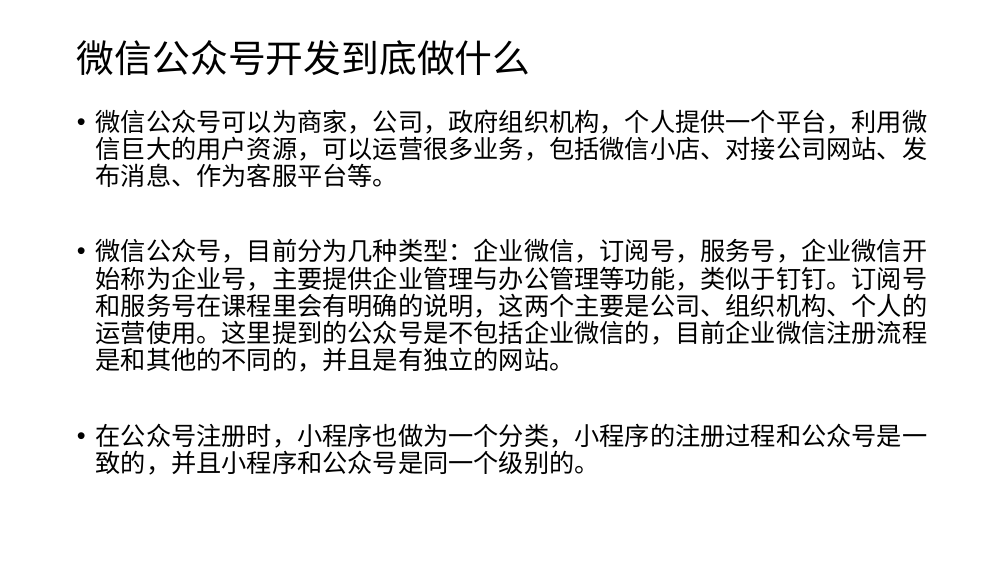
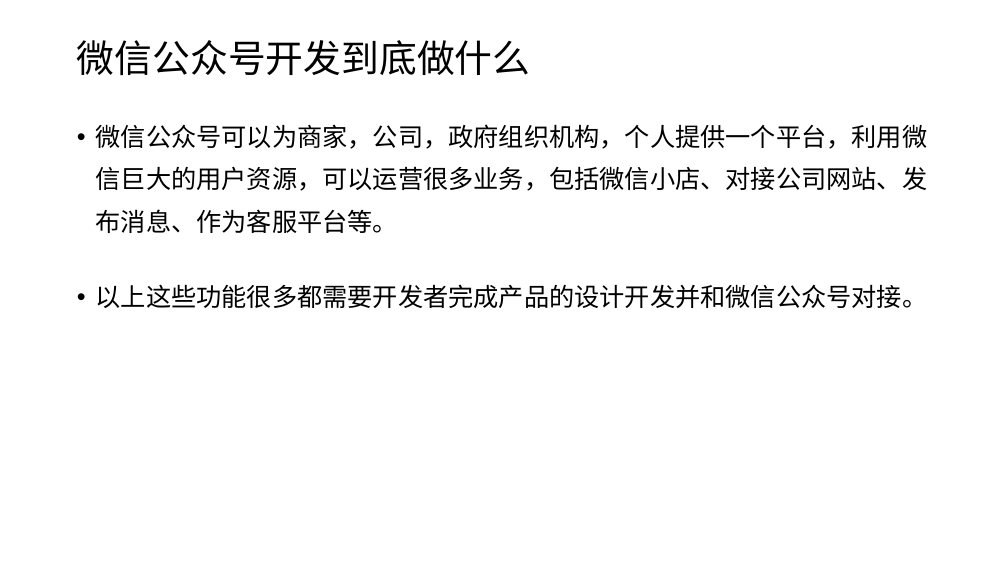
Before and after one commit to edu2act/course-wechat-and-miniprogram, a slide deck: slide 2 of 公众号开发常见问题.pptx. Drawn at 1008x567 pixels with LibreOffice and Linux fonts; fonts in the diff are those of the drawing. Boxes give left, top, right and bottom in pixels: in the first picture for what was removed or moved away, otherwise in the second. Text is boxed around its words. In the diff, an @@ line names an element or a change of style, - is before the commit and + after.

```diff
--- a/公众号开发常见问题.pptx
+++ b/公众号开发常见问题.pptx
@@ text at (x1=96, y1=124, x2=928, y2=233): line spacing 0.9 to 1.4 @@
@@ text at (x1=96, y1=284, x2=928, y2=308): text changed @@
-• 微信公众号，目前分为几种类型：企业微信，订阅号，服务号，企业微信开始称为企业号，主要提供企业管理与办公管理等功能，类似于钉钉。订阅号和服务号在课程里会有明确的说明，这两个主要是公司、组织机构、个人的运营使用。这里提到的公众号是不包括企业微信的，目前企业微信注册流程是和其他的不同的，并且是有独立的网站。
-• 在公众号注册时，小程序也做为一个分类，小程序的注册过程和公众号是一致的，并且小程序和公众号是同一个级别的。
+• 以上这些功能很多都需要开发者完成产品的设计开发并和微信公众号对接。
```
Also in this commit, not shown: 5 other slides changed, 4 slides added, 6 other files.
